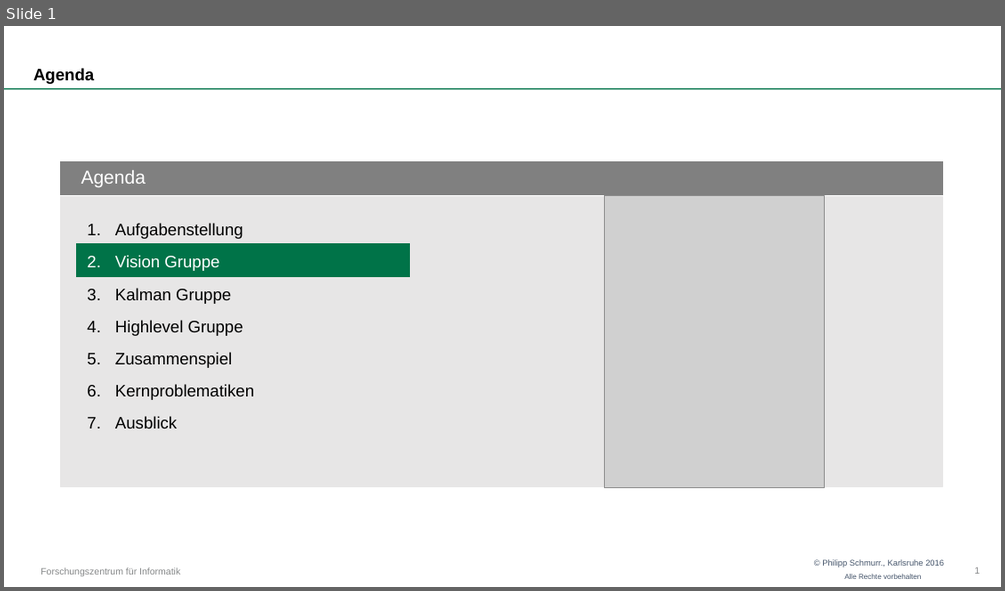
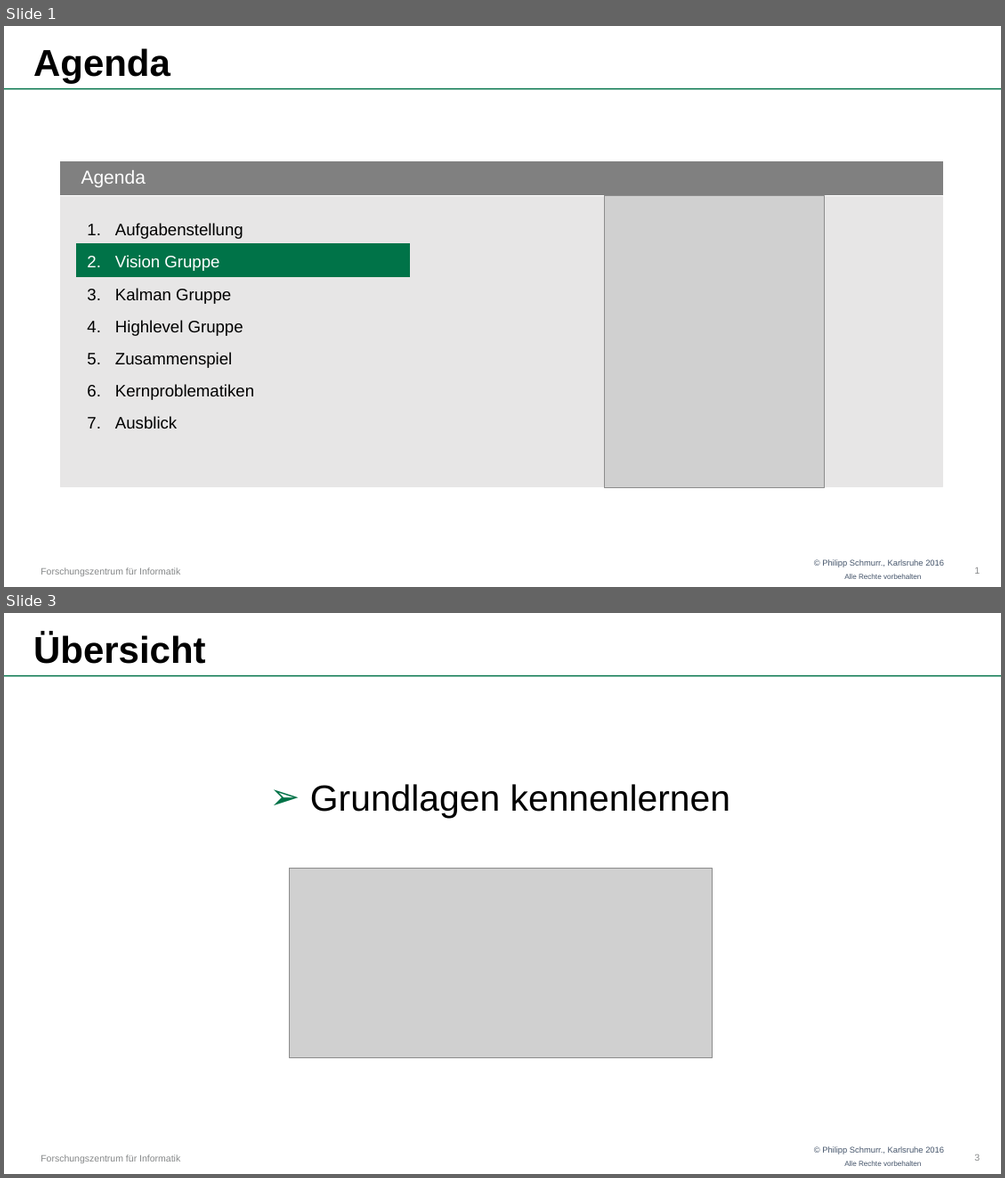
Before and after one commit to OtonoKakuei/robprak1516-documentation, a slide deck: robprak1516-presentation-vision.pptx. Shown one above the other, each under a label of ours: slide 1 before the commit, slides 1 and 3 after it; the slides between them are not shown. The pictures are 1005x591 and 1005x1178 pixels, drawn with LibreOffice and Linux fonts; fonts in the diff are those of the drawing; grey boxes stand for pictures; background and template pictures are left out. Boxes give left, top, right and bottom in pixels: in the first picture for what was removed or moved away, otherwise in the second. Text is boxed around its words. In the diff, an @@ line names an element or a change of style, - is before the commit and + after.

```diff
--- a/robprak1516-presentation-vision.pptx
+++ b/robprak1516-presentation-vision.pptx
@@ slide 3 added at <box>4,613,1001,1174</box>, background #FFFFFF; not listed: 4 template elements that a slide beside it also shows @@
@@ title added at <box>33,633,206,664</box>, 36 pt, text #000000, bold @@
+Übersicht
@@ text added at <box>310,784,730,818</box>, 35 pt, text #000000 @@
+➢ Grundlagen kennenlernen
@@ picture added at <box>290,868,712,1057</box> @@
@@ page number added at <box>974,1154,979,1160</box>, 9 pt, text #868889 @@
+3
@@ slide 1 changed as well @@
@@ title "Agenda" at <box>33,48,170,83</box>: size 16 to 36 pt @@
```
Also in this commit, not shown: 10 other slides added, 1 slide removed.
